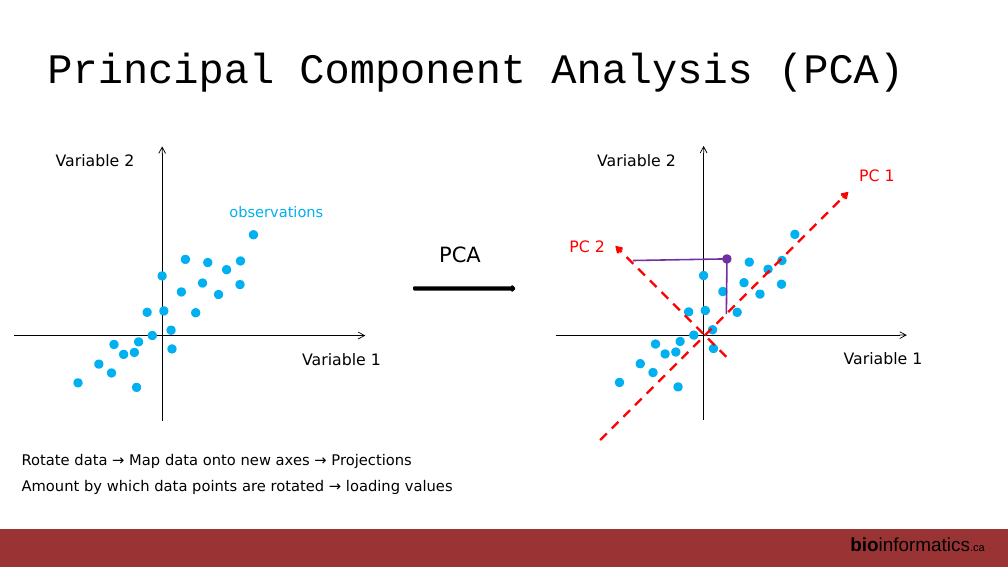
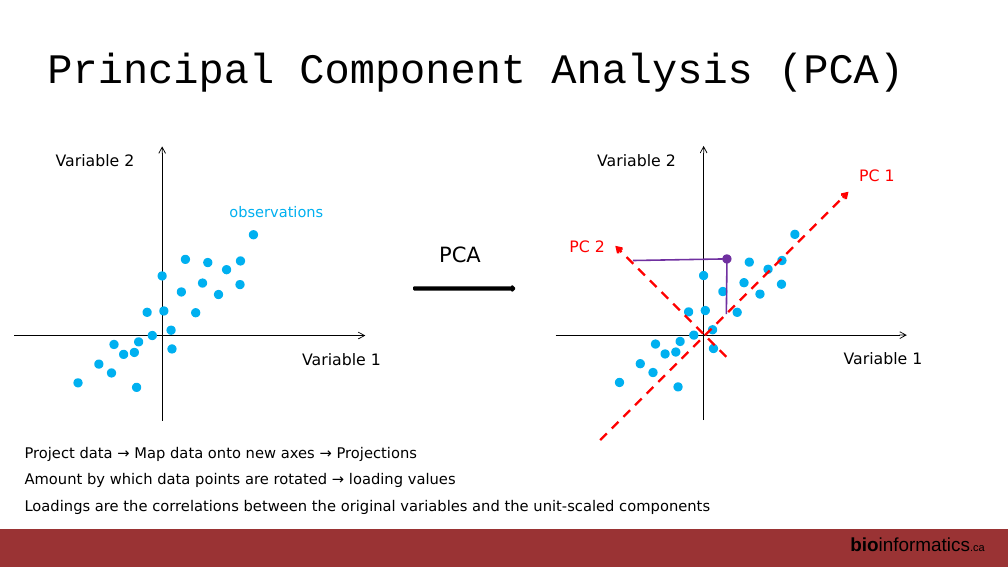
Before and after one commit to RealPaiLab/CBW_AUR2023, a slide deck: slide 23 of book/lectures/AUR_2023_Module2_DimensionReduction.pptx. Drawn at 1008x567 pixels with LibreOffice and Linux fonts; fonts in the diff are those of the drawing. Boxes give left, top, right and bottom in pixels: in the first picture for what was removed or moved away, otherwise in the second. Text is boxed around its words. In the diff, an @@ line names an element or a change of style, - is before the commit and + after.

```diff
--- a/book/lectures/AUR_2023_Module2_DimensionReduction.pptx
+++ b/book/lectures/AUR_2023_Module2_DimensionReduction.pptx
@@ text "Project data → Map data ...": place and size @@
-text "Project data → Map data ..." at box(22, 453, 453, 494)
+text "Project data → Map data ..." at box(25, 446, 710, 514)
@@ text at box(25, 446, 417, 461): text changed @@
-Rotate data → Map data onto new axes → Projections
+Project data → Map data onto new axes → Projections
@@ text at box(25, 499, 710, 514): paragraph added @@
+Loadings are the correlations between the original variables and the unit-scaled components
```
Also in this commit, not shown: 16 other slides changed, 2 slides added, 28 other files.
